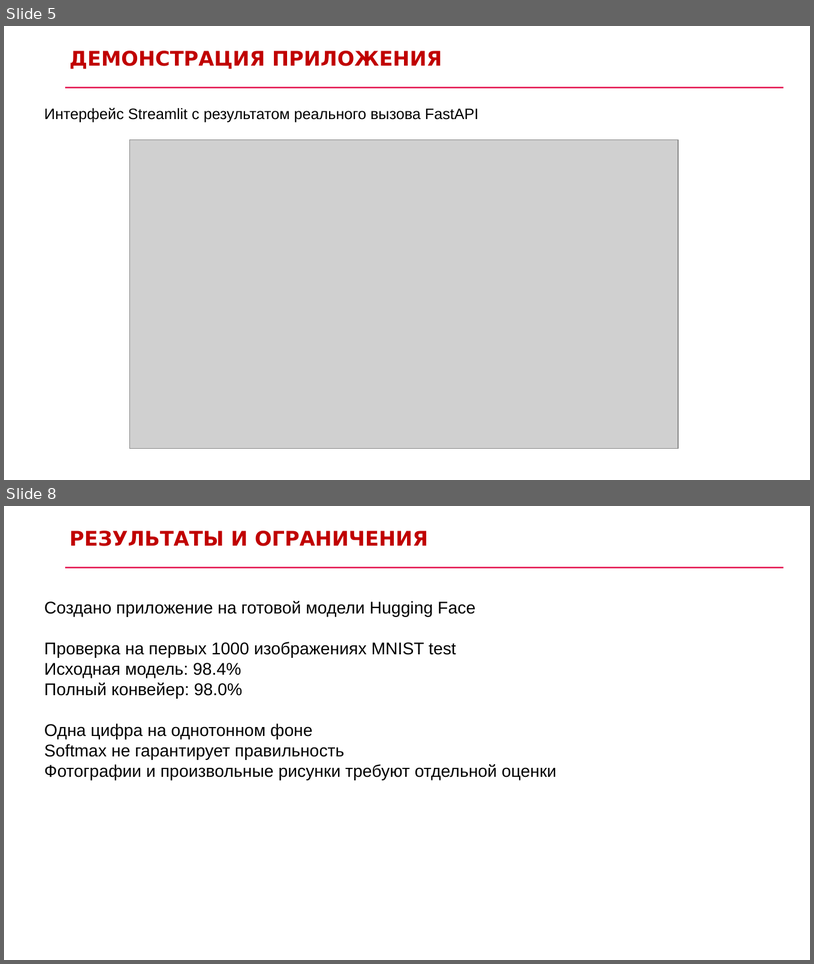
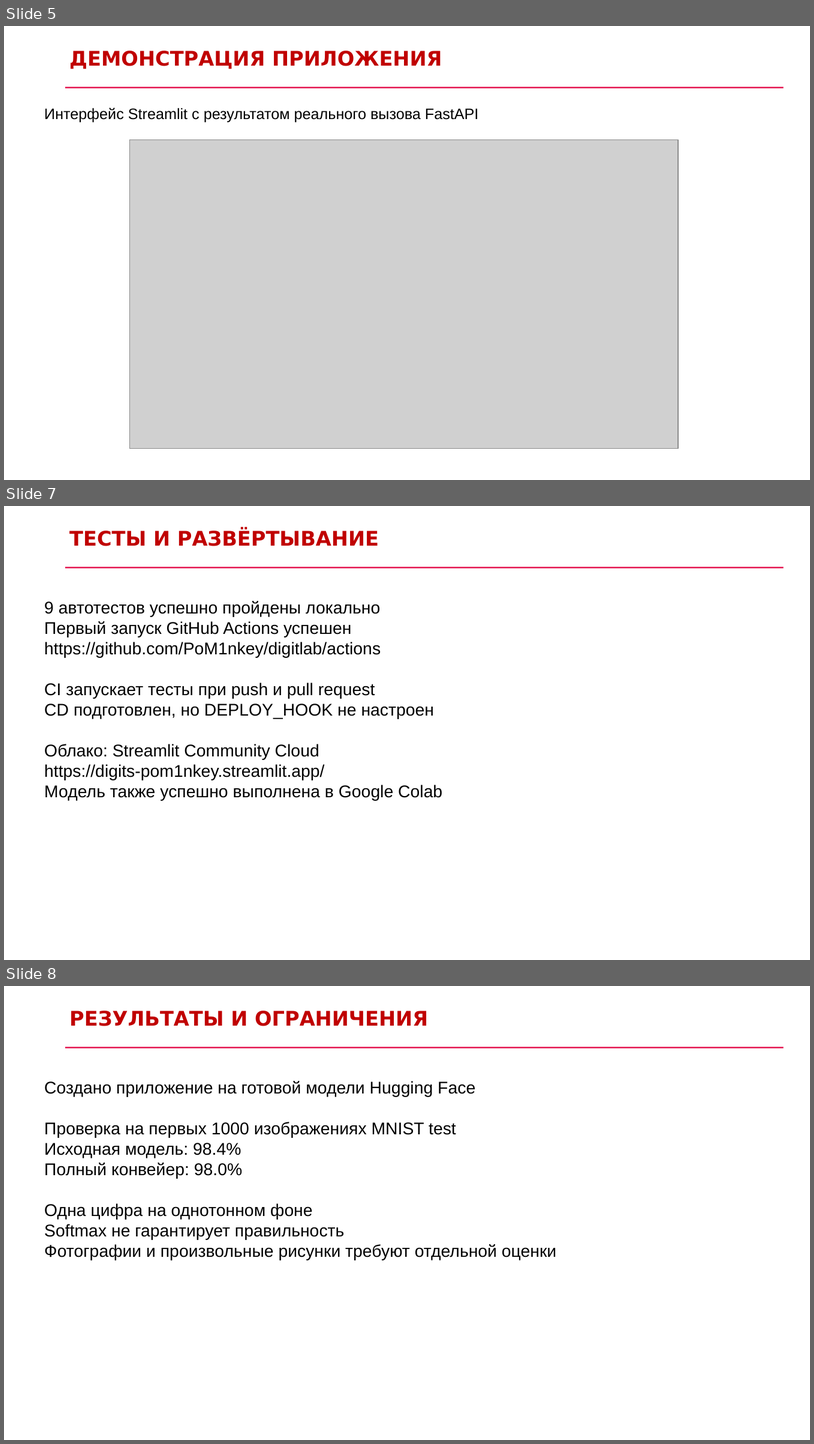
Before and after one commit to PoM1nkey/digitlab, a slide deck: deliverables/DigitLab-presentation.pptx. Shown one above the other, each under a label of ours: slides 5 and 8 before the commit, slides 5, 7 and 8 after it; the slides between them are not shown. The pictures are 814x964 and 814x1444 pixels, drawn with LibreOffice and Linux fonts; fonts in the diff are those of the drawing; grey boxes stand for pictures. Boxes give left, top, right and bottom in pixels: in the first picture for what was removed or moved away, otherwise in the second. Text is boxed around its words. In the diff, an @@ line names an element or a change of style, - is before the commit and + after.

Commit message:
Finalize report and presentation with verified cloud and Colab evidence

```diff
--- a/deliverables/DigitLab-presentation.pptx
+++ b/deliverables/DigitLab-presentation.pptx
@@ slide 7 added at (x1=4, y1=506, x2=810, y2=960), background #FFFFFF @@
@@ text added at (x1=69, y1=529, x2=379, y2=546), 24 pt, text #C00000, bold @@
+ТЕСТЫ И РАЗВЁРТЫВАНИЕ
@@ rectangle added at (x1=65, y1=567, x2=784, y2=568), fill #E20443 @@
@@ text added at (x1=44, y1=601, x2=443, y2=801), 20.2 pt, text #000000 @@
+9 автотестов успешно пройдены локально
+Первый запуск GitHub Actions успешен
+https://github.com/PoM1nkey/digitlab/actions
+CI запускает тесты при push и pull request
+CD подготовлен, но DEPLOY_HOOK не настроен
+Облако: Streamlit Community Cloud
+https://digits-pom1nkey.streamlit.app/
+Модель также успешно выполнена в Google Colab
```
Also in this commit, not shown: 1 slide changed, 1 slide removed, 1 other file.
